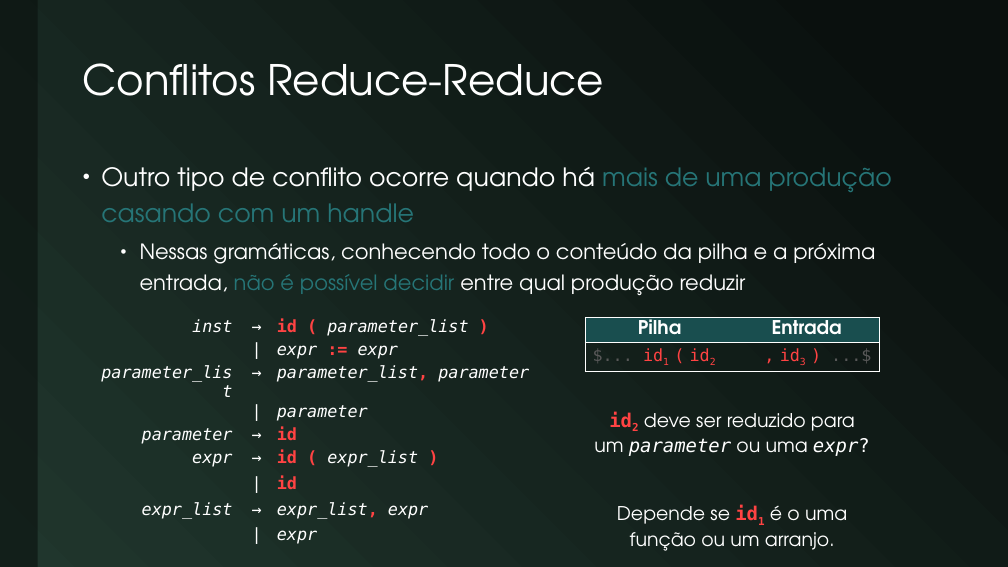
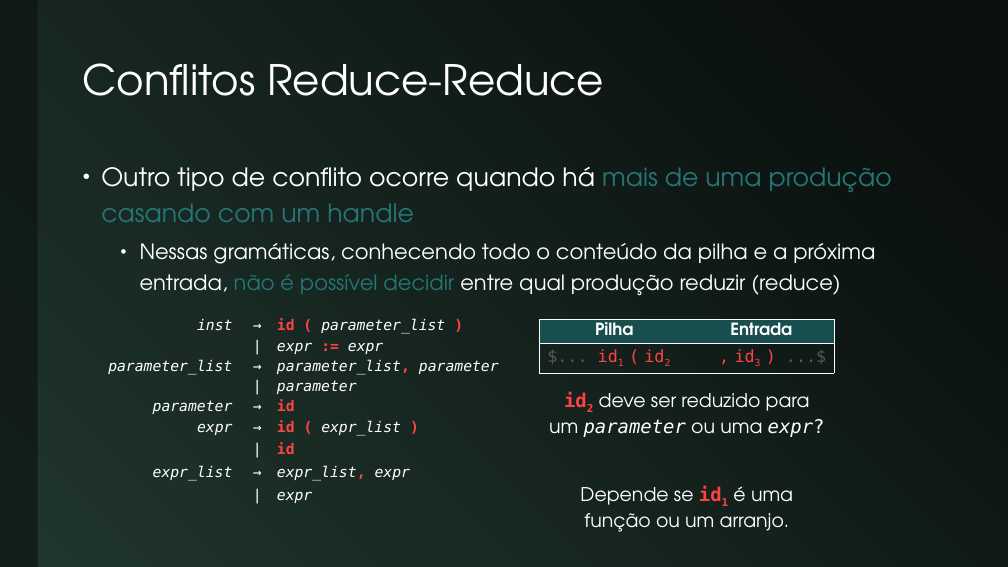
Before and after one commit to JudsonSS/Compiladores, a slide deck: slide 15 of Slides/23. Análise Ascendente.pptx (slide 13 before the commit). Drawn at 1008x567 pixels with LibreOffice and Linux fonts; fonts in the diff are those of the drawing. Boxes give left, top, right and bottom in pixels: in the first picture for what was removed or moved away, otherwise in the second. Text is boxed around its words. In the diff, an @@ line names an element or a change of style, - is before the commit and + after.

```diff
--- a/Slides/23. Análise Ascendente.pptx
+++ b/Slides/23. Análise Ascendente.pptx
@@ text at (x1=140, y1=243, x2=875, y2=295): text changed @@
-  • Nessas gramáticas, conhecendo todo o conteúdo da pilha e a próxima entrada, não é possível decidir entre qual produção reduzir
+  • Nessas gramáticas, conhecendo todo o conteúdo da pilha e a próxima entrada, não é possível decidir entre qual produção reduzir (reduce)
@@ table at (x1=87, y1=317, x2=574, y2=510) @@
@@ size 16 to 14 pt @@
@@ table at (x1=540, y1=320, x2=834, y2=378) @@
@@ size 18 to 16 pt in "Pilha", "Entrada" @@
@@ table moved from (x1=585, y1=317, x2=879, y2=377) to (x1=540, y1=320, x2=834, y2=378) @@
@@ text at (x1=549, y1=393, x2=825, y2=532): text changed @@
-id2 deve ser reduzido para um parameter ou uma expr?
-Depende se id1 é o uma função ou um arranjo.
+id2 deve ser reduzido para um parameter ou uma expr?
+Depende se id1 é uma função ou um arranjo.
```
Also in this commit, not shown: 12 other slides changed, 2 slides added.
